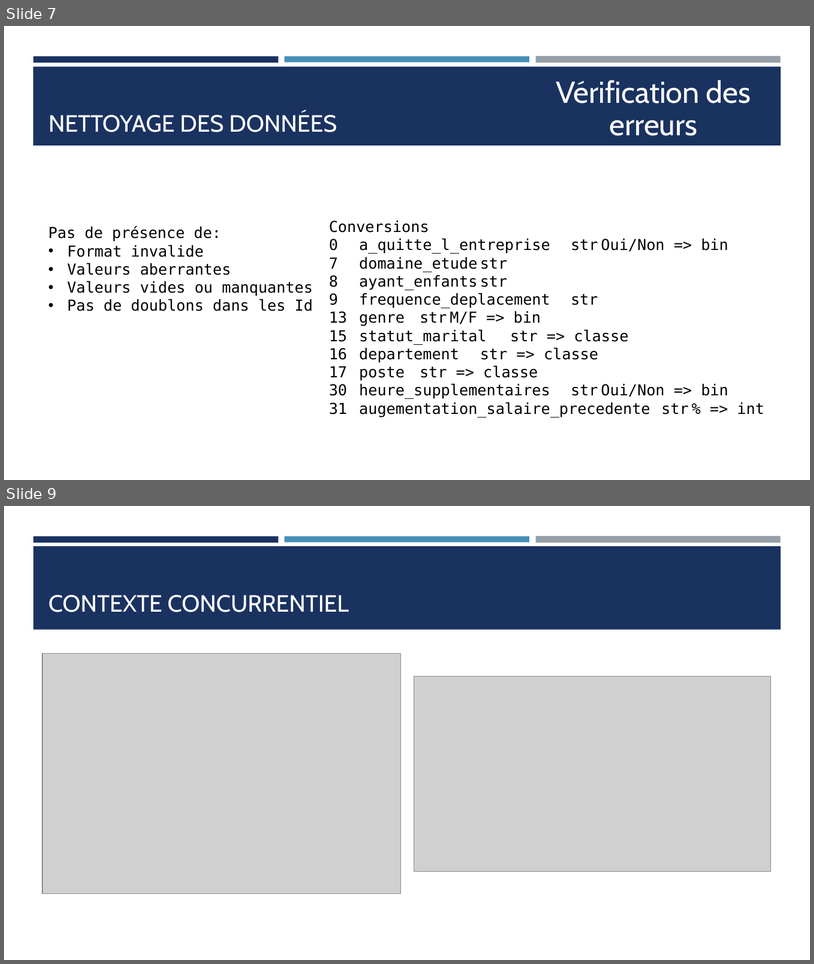
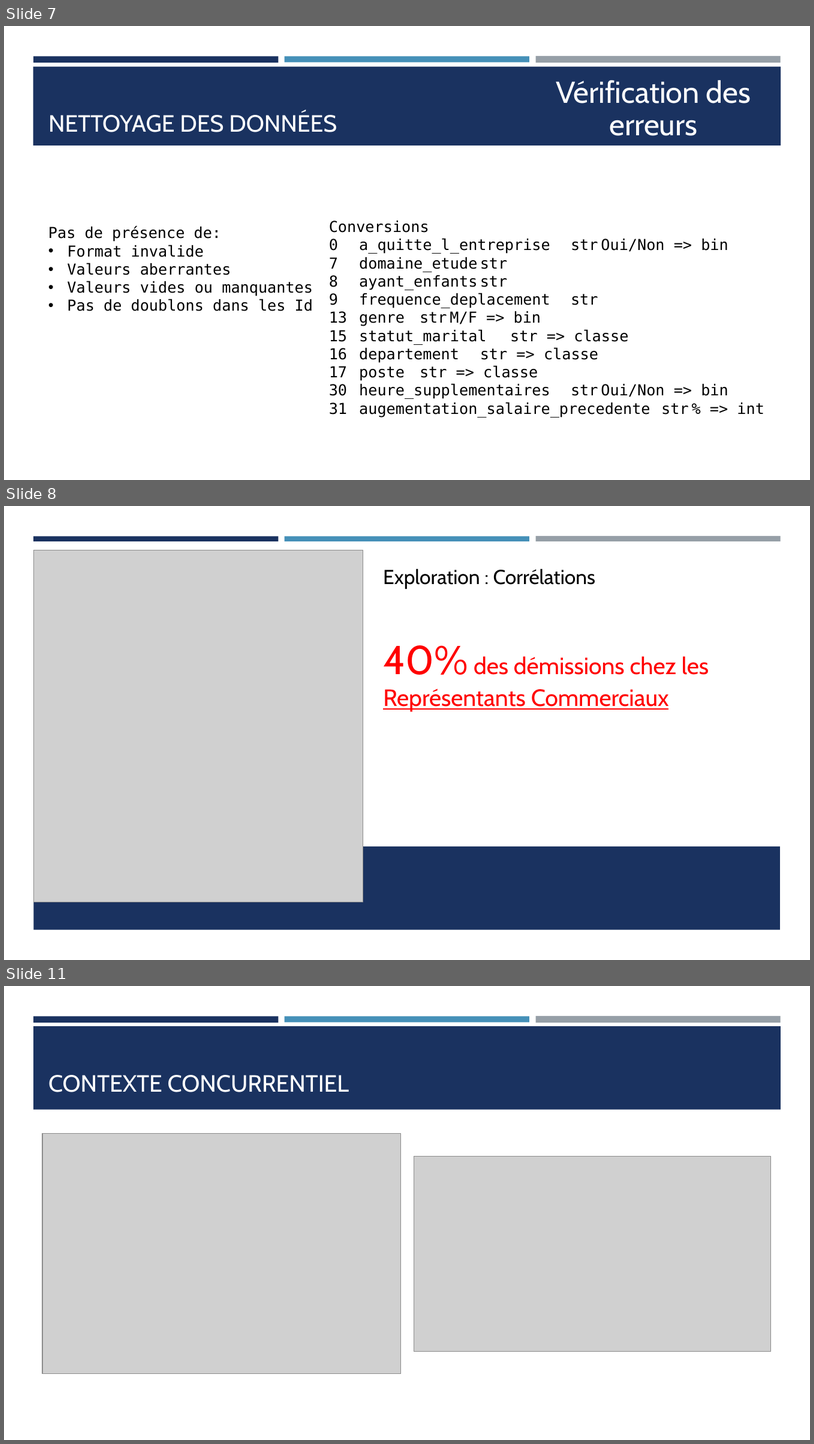
Before and after one commit to Ace4teaM/OCR-NovaTech, a slide deck: Presentation.pptx. Shown one above the other, each under a label of ours: slides 7 and 9 before the commit, slides 7, 8 and 11 after it; the slides between them are not shown. The pictures are 814x964 and 814x1444 pixels, drawn with LibreOffice and Linux fonts; fonts in the diff are those of the drawing; grey boxes stand for pictures. Boxes give left, top, right and bottom in pixels: in the first picture for what was removed or moved away, otherwise in the second. Text is boxed around its words. In the diff, an @@ line names an element or a change of style, - is before the commit and + after.

Commit message:
premiere exploration des données

```diff
--- a/Presentation.pptx
+++ b/Presentation.pptx
@@ slide 8 added at [4,506,810,960], background #FFFFFF; not listed: 3 template elements that a slide beside it also shows @@
@@ rectangle added at [4,541,810,960], fill #FFFFFF @@
@@ picture added at [33,550,363,901] @@
@@ text added at [383,568,596,589], 24 pt, text #000000 @@
+Exploration : Corrélations
@@ text added at [383,645,709,712], 28 pt, text #FF0000, underline @@
+40% des démissions chez les Représentants Commerciaux
@@ rectangle added at [33,846,781,930], fill #1A3260 @@
@@ what was slide 9 is now slide 11 @@
```
Also in this commit, not shown: 2 other slides added, 1 slide removed, 4 other files.
